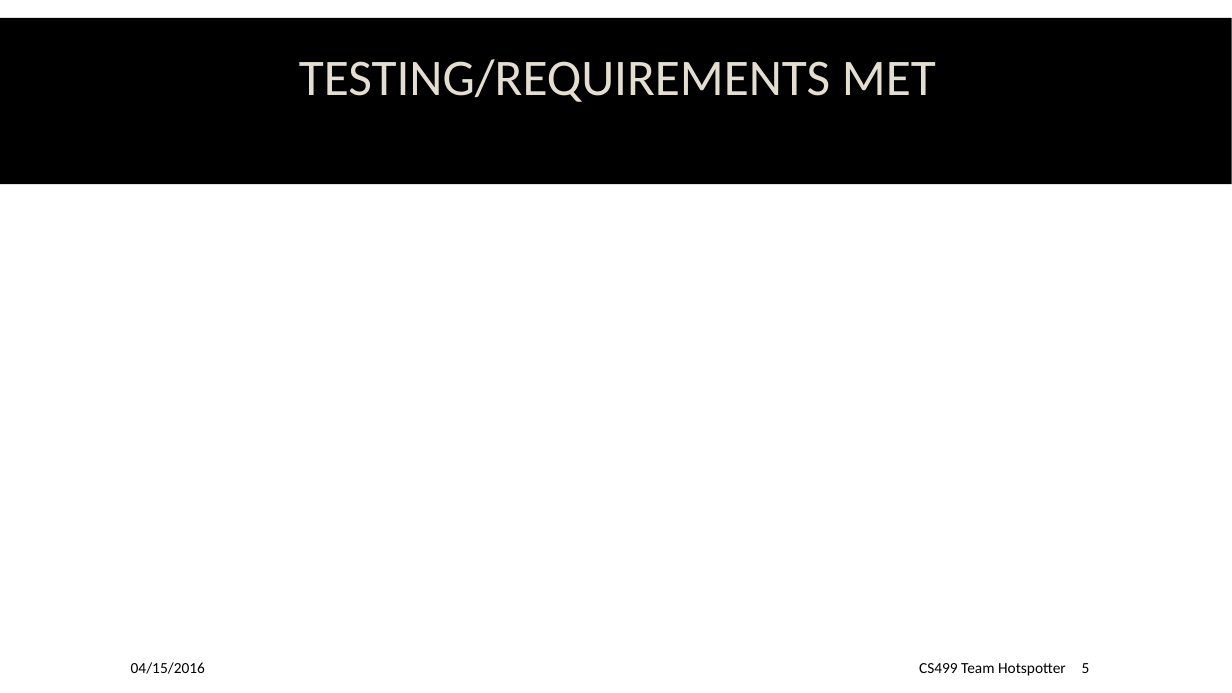
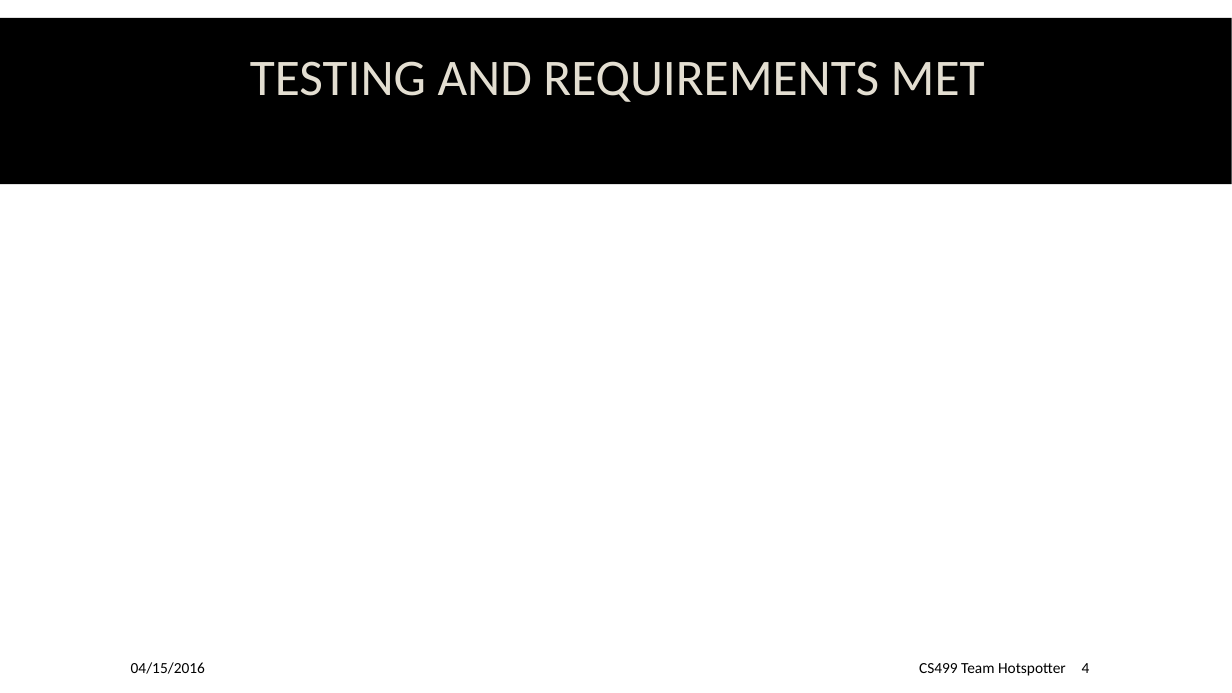
Before and after one commit to spesmit/hotspotter, a slide deck: slide 4 of Documentation/Presentations/CS499 Final Presentation.pptx (slide 5 before the commit). Drawn at 1232x693 pixels with LibreOffice and Linux fonts; fonts in the diff are those of the drawing; background and template pictures are left out. Boxes give left, top, right and bottom in pixels: in the first picture for what was removed or moved away, otherwise in the second. Text is boxed around its words. In the diff, an @@ line names an element or a change of style, - is before the commit and + after.

```diff
--- a/Documentation/Presentations/CS499 Final Presentation.pptx
+++ b/Documentation/Presentations/CS499 Final Presentation.pptx
@@ title at [250,61,985,102]: text changed @@
-TESTING/REQUIREMENTS MET
+TESTING AND REQUIREMENTS MET
@@ page number at [1082,663,1090,673]: text changed @@
-5
+4
```
Also in this commit, not shown: 2 other slides changed, 1 slide removed.
